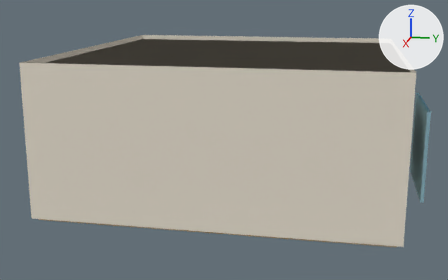
What one commit did to the glTF model models/room_study.glb.
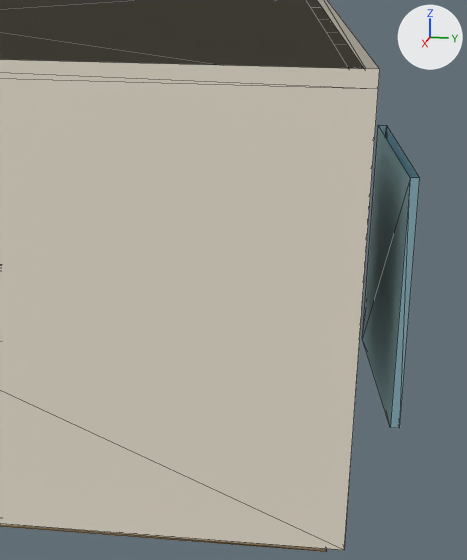
There are two pictures of each version: one whole from a 50 mm camera at (14.35, -1.02, 4.5) aimed at (0.24, -3.84, 0.97), one close up on the part from 62% to 100% of the width and 17% to 89% of the height. The axes (+X, +Y, +Z) are drawn at upper right. The lights are the same throughout. The first two pictures are the older version. The close-ups show mesh edges as thin lines. Vertices at exactly the same position are counted once.

In view in the first close-up: 'CEILING', 'FLOOR_visible', 'VIEW_window_S', 'WALLS'.
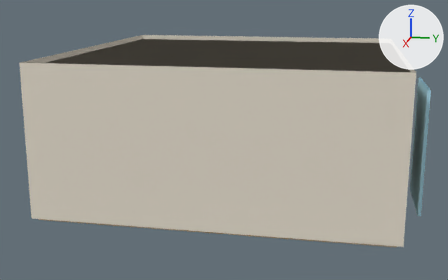
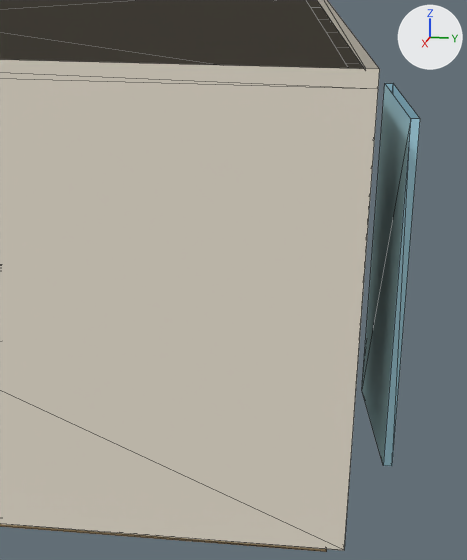
Patch to the scene script:
```diff
--- a/models/room_study.glb.py
+++ b/models/room_study.glb.py
@@ me_mesh_5 @@
 # used by ob_view_window_s; location = (0.0, 0.0, 0.0)
-me_mesh_5.from_pydata(...)  # 8 vertices, 12 faces; spans x 0.9..3.0, y 0.4..0.46, z 0.65..2.35
+me_mesh_5.from_pydata(...)  # 8 vertices, 12 faces; spans x 1.12..2.79, y 0.4..0.46, z 0.3..2.7
+# me_mesh_5 part 1: the whole mesh is scaled about its middle by (0.795, 1, 1.41)
 me_mesh_5.materials.append(mat_mat_window_view)
```

Pixel boxes [x1, y1, x2, y2] of what changed, in the close-ups (467 x 560 px):
'VIEW_window_S', rescaled (26% taller)
    before: [362, 125, 420, 428]
    after: [362, 83, 420, 466]
